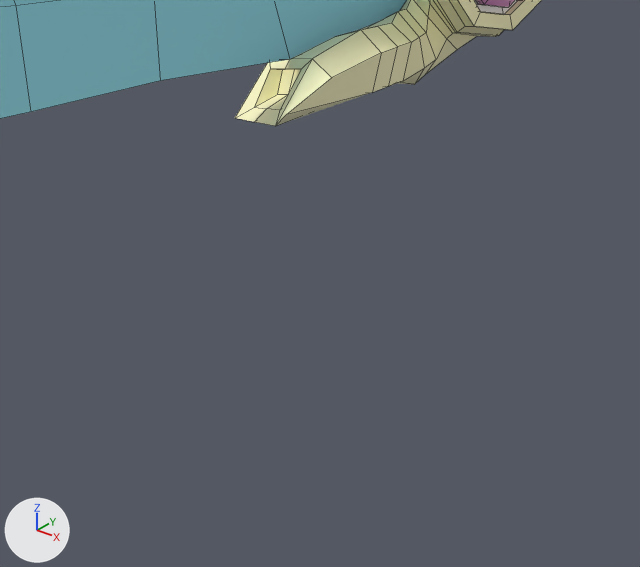
One commit to the FBX model Content/Models/SM_Wing_Left.fbx: the scene before it, then after it.
Before and after are seen from a camera (50 mm lens) standing at (1.49, -3.84, 3.12) and looking at (-1.26, -0.4, 0.99). Arrows for +X, +Y and +Z are at lower left; the lights stay in place. The first picture is the older version. Mesh edges are drawn as thin lines. Where no turn or scale is listed for an object, it has been applied to the vertices.

Names of what the first picture shows: 'Frame', 'Sail' and 1 more.
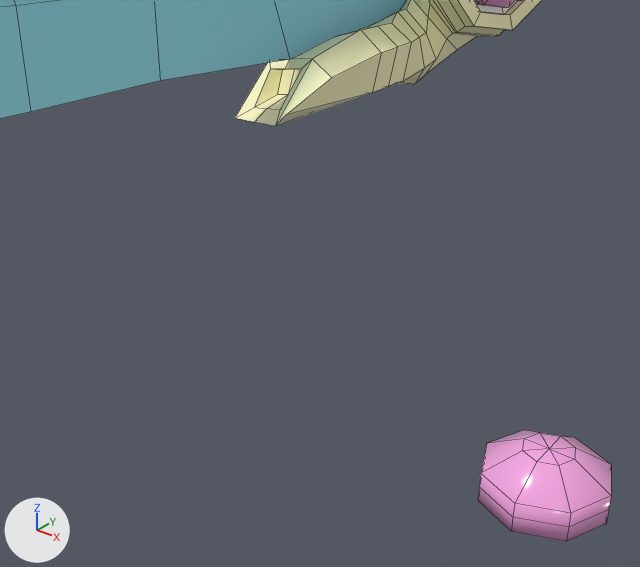
Commit message: just mirror the left one.

Pixel boxes [x1, y1, x2, y2] of what changed, in the pictures (640 x 567 px):
```json
{"object": "Joint_centered", "change": "added", "after": [478, 430, 611, 542], "on screen": "pink"}
```

The change, as JSON lines over the scene's bpy script:
```json
{"op": "add", "block": "me_mesh_003", "code": ["me_mesh_003 = bpy.data.meshes.new('Mesh.003')", "me_mesh_003.from_pydata(...)  # 42 vertices, 48 faces; spans x -0.368..0.368, y -0.368..0.368, z -0.224..0.224", "me_mesh_003.materials.append(mat_m_joint)  # pink #f7a7e3"]}
{"op": "add", "block": "ob_joint_centered", "code": ["ob_joint_centered = bpy.data.objects.new('Joint_centered', me_mesh_003)", "ob_joint_centered.location = (0.0, 0.0, 0.0)"]}
```
